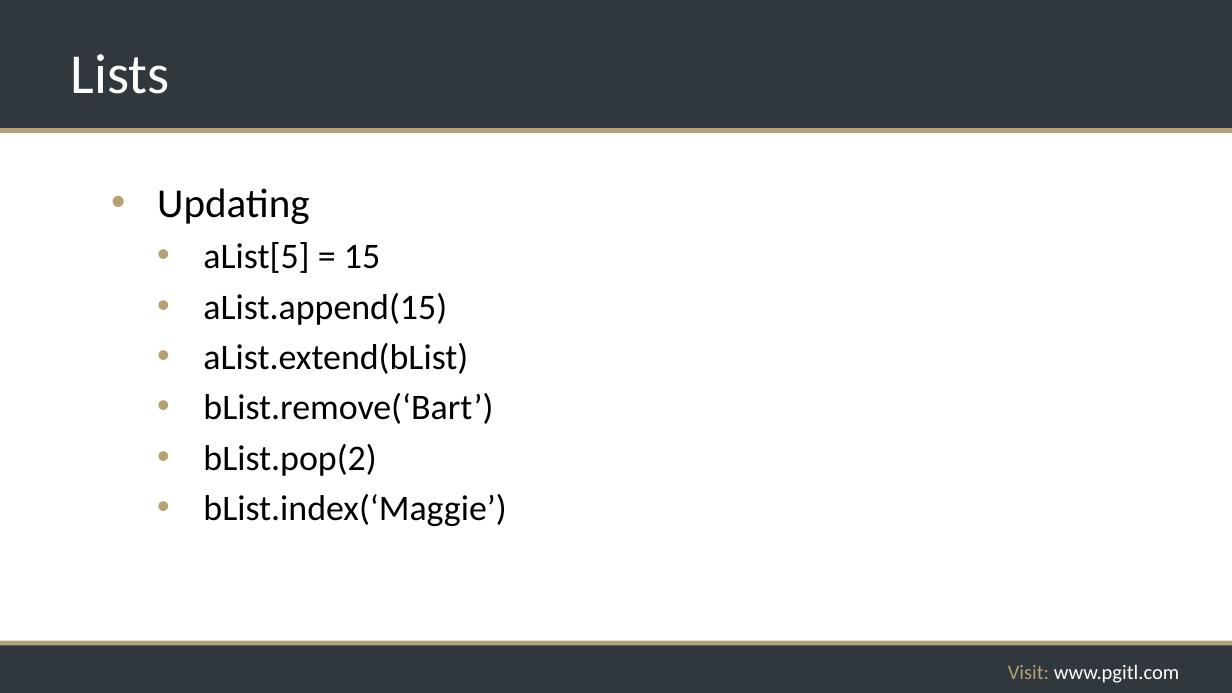
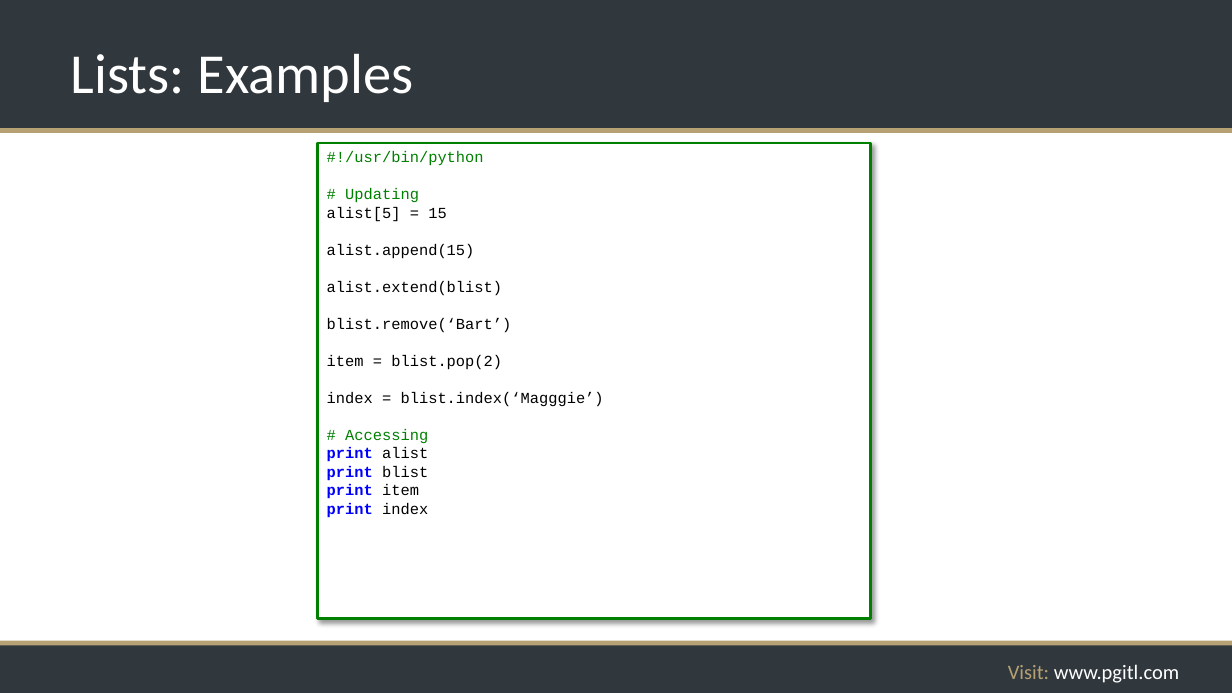
Before and after one commit to rikkouri/project-a, a slide deck: slide 69 of Programming Foundations.pptx (slide 71 before the commit). Drawn at 1232x693 pixels with LibreOffice and Linux fonts; fonts in the diff are those of the drawing; background and template pictures are left out. Boxes give left, top, right and bottom in pixels: in the first picture for what was removed or moved away, otherwise in the second. Text is boxed around its words. In the diff, an @@ line names an element or a change of style, - is before the commit and + after.

```diff
--- a/Programming Foundations.pptx
+++ b/Programming Foundations.pptx
@@ title at (71,53,414,102): text changed @@
-Lists
+Lists: Examples
@@ rectangle "#!/usr/bin/python": place and size @@
-rectangle "#!/usr/bin/python" at (157,188,506,526)
+rectangle "#!/usr/bin/python" at (318,143,871,619)
@@ rectangle "#!/usr/bin/python" at (318,143,871,619): fill none to #FFFFFF; outline none to #008000 2.25 pt; shadow on @@
@@ text in rectangle at (327,151,604,518): text changed; size 28 to 12 pt; font Calibri to Courier New @@
-• Updating
-  • aList[5] = 15
-  • aList.append(15)
-  • aList.extend(bList)
-  • bList.remove(‘Bart’)
-  • bList.pop(2)
-  • bList.index(‘Maggie’)
+#!/usr/bin/python
+# Updating
+alist[5] = 15
+alist.append(15)
+alist.extend(blist)
+blist.remove(‘Bart’)
+item = blist.pop(2)
+index = blist.index(‘Magggie’)
+# Accessing
+print alist
+print blist
+print item
+print index
```
Also in this commit, not shown: 3 other slides changed, 2 slides removed.
